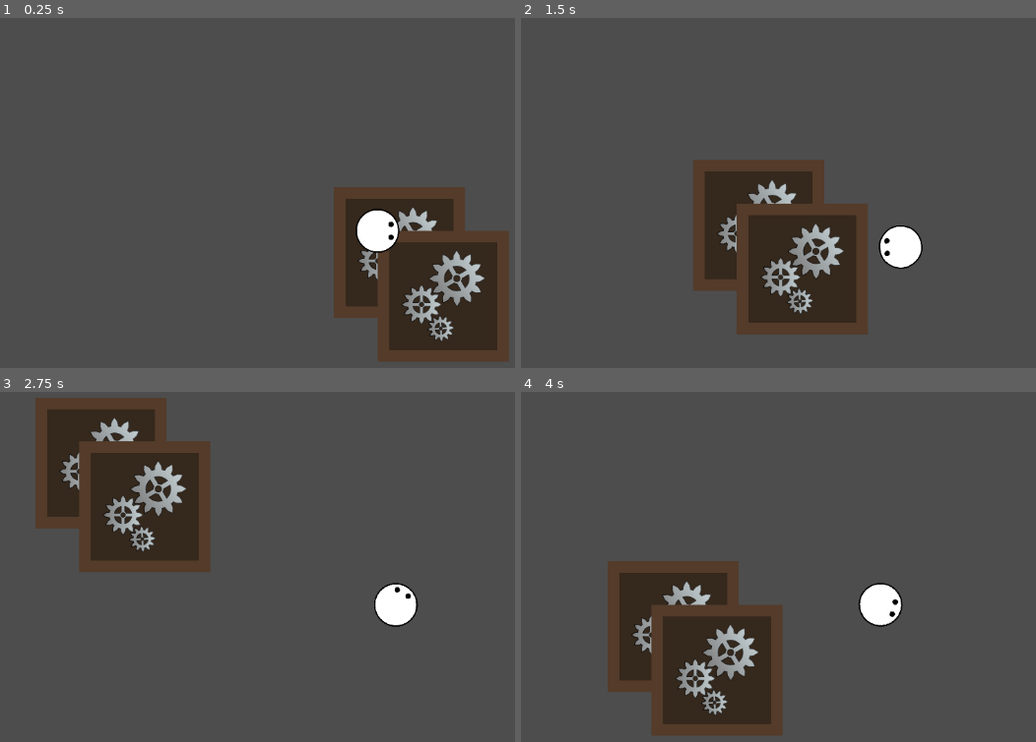
Above: before the commit, frames 1-4 (two rows, left to right).
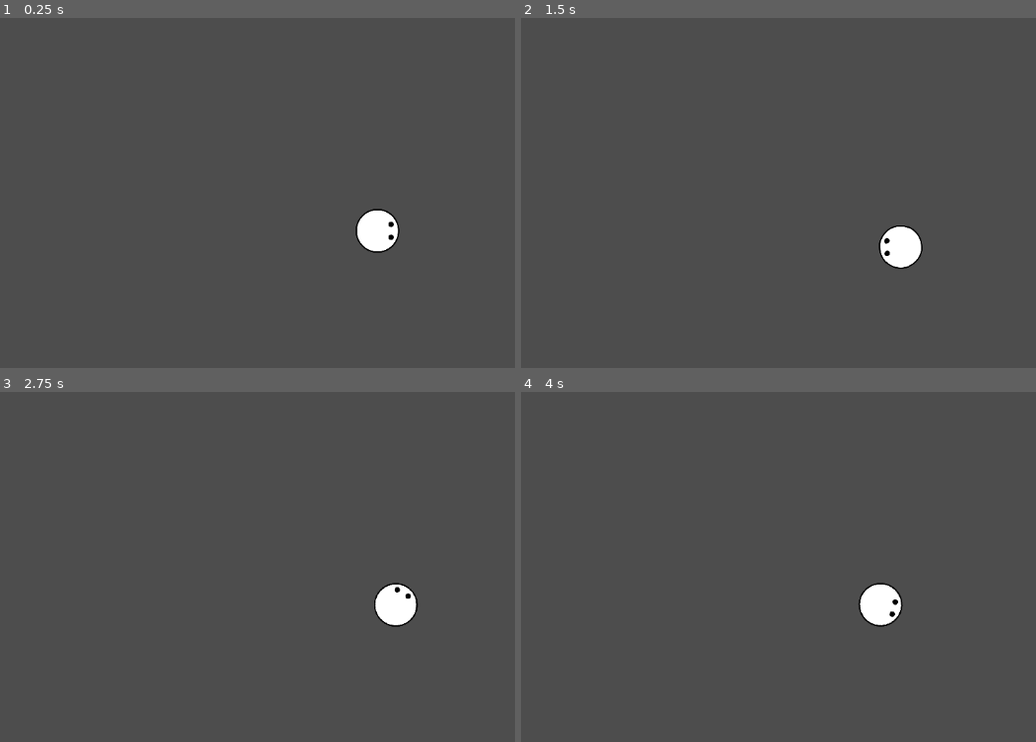
Above: after the commit, the same moments.

Repository: TrueSunGaming/industrial-revolution-proto-3
Game: Godot game, scene res://scenes/main/Main.tscn
Two runs of this game, one before a commit and one after it. Both use one fixed random seed, a clock stepped at 60 frames per second and the inputs below.
Inputs (mouse positions are in pixels of both pictures, inside the frame that each line leads up to):
- Up to frame 1 (0.25 s): no input
- Up to frame 2 (1.5 s): tap Enter at 0.5 s; move the mouse to (outside the picture) at 0.52 s; hold D (move_right) 0.53-1.28 s; move the mouse to (742, 252) at 1.27 s; hold S (move_down) from 1.28 s (still down)
- Up to frame 3 (2.75 s): move the mouse to (458, 507) at 2.02 s; release S (move_down) at 2.03 s; hold D (move_right) from 2.03 s (still down)
- Up to frame 4 (4 s): move the mouse to (860, 693) at 2.77 s; release D (move_right) at 2.78 s; hold W (move_up) 2.78-3.53 s; move the mouse to (outside the picture) at 3.52 s; hold A (move_left) from 3.53 s (still down)

The runs differ from the first frame. In frame 1, 14% of the frame differs, in the area x 64-99%, y 48-99%; in frame 2, 14%; in frame 3, 14%, in the area x 6-41%, y 1-52%; in frame 4, 14%.

Commit message:
feat: implement environment saving

Diff:
--- a/scenes/environment/EnvironmentManager.gd
+++ b/scenes/environment/EnvironmentManager.gd
@@ -1,4 +1,6 @@
 class_name EnvironmentManager extends Node2D
+
+@export var fallback_env: StringName
 
 var active_env: Node2D
 var active_env_id: StringName
@@ -11,14 +13,27 @@
 	refs.env = self
 
 func reload_env() -> void:
+	save()
+
 	if active_env: active_env.queue_free()
 
 	var data := EnvironmentData.get_loaded(env_id)
 	if not data:
-		OS.alert("Failed to load environment " + env_id)
+		if env_id != fallback_env:
+			OS.alert("Failed to load environment " + env_id + ".\nReverting to fallback environment " + fallback_env)
+			env_id = fallback_env
+			return
+
+		OS.alert("Failed to load fallback environment " + fallback_env)
 		return global.save_and_quit()
 
 	refs.player.global_position = data.spawn_position
 	active_env = data.scene.instantiate()
 	active_env_id = env_id
 	add_child(active_env)
+
+func save() -> void:
+	if not refs.save: return
+
+	refs.save.last_environment = active_env_id
+	if active_env and "save" in active_env and typeof(active_env.save) == TYPE_CALLABLE: active_env.save()
--- /dev/null
+++ b/scenes/environment/factory/Factory.gd
@@ -0,0 +1,7 @@
+class_name Factory extends Node2D
+
+func _ready() -> void:
+	$LargeTileMap.load_save(refs.save.factory_data)
+
+func save() -> void:
+	refs.save.factory_data = $LargeTileMap.save_data
--- a/scenes/environment/factory/Factory.tscn
+++ b/scenes/environment/factory/Factory.tscn
@@ -1,9 +1,11 @@
-[gd_scene load_steps=3 format=3 uid="uid://c41j4nkg5qit8"]
+[gd_scene load_steps=4 format=3 uid="uid://c41j4nkg5qit8"]
 
+[ext_resource type="Script" uid="uid://b0p4p5246fir8" path="res://scenes/environment/factory/Factory.gd" id="1_66b7p"]
 [ext_resource type="TileSet" uid="uid://vmcuko3hbw3y" path="res://scenes/environment/factory/tiles/tileset.tres" id="1_y8wbq"]
 [ext_resource type="Script" uid="uid://caa37c2ydxkob" path="res://scripts/tiles/LargeTileMap.gd" id="2_66b7p"]
 
 [node name="Factory" type="Node2D"]
+script = ExtResource("1_66b7p")
 
 [node name="LargeTileMap" type="TileMapLayer" parent="."]
 tile_set = ExtResource("1_y8wbq")
--- a/scenes/main/Main.tscn
+++ b/scenes/main/Main.tscn
@@ -8,6 +8,7 @@
 script = ExtResource("1_0l3op")
 
 [node name="Environment" parent="." instance=ExtResource("2_iunhe")]
+fallback_env = &"factory"
 
 [node name="Player" parent="." instance=ExtResource("2_4ohs7")]
 base_movement_speed = 320.0
--- a/scripts/global.gd
+++ b/scripts/global.gd
@@ -4,10 +4,12 @@
 	get_tree().set_auto_accept_quit(false)
 
 func save_and_quit() -> void:
-	if refs.save: refs.save.save()
+	if refs.save:
+		if refs.env: refs.env.save()
+
+		refs.save.save()
 
 	get_tree().quit()
 
 func _notification(what: int) -> void:
-	if what == NOTIFICATION_WM_CLOSE_REQUEST:
-		save_and_quit()
+	if what == NOTIFICATION_WM_CLOSE_REQUEST: save_and_quit()
--- a/scripts/save/SaveData.gd
+++ b/scripts/save/SaveData.gd
@@ -3,6 +3,10 @@
 @export var path: String
 
 @export var last_environment := "factory"
+@export var factory_data: Dictionary[Vector2i, TileSaveData] = {}
+
+func _init() -> void:
+	print((get_script() as Script).get_script_property_list())
 
 func make_active() -> void:
 	refs.save = self
@@ -15,4 +19,8 @@
 	return obj
 
 func save() -> void:
-	ResourceSaver.save(self, path)
+	var err := ResourceSaver.save(self, path)
+	if err != OK:
+		OS.alert("Failed to save game: " + str(err))
+	else:
+		print("Game saved")
--- a/scripts/save/TileSaveData.gd
+++ b/scripts/save/TileSaveData.gd
@@ -1,4 +1,4 @@
-class_name TileSaveData extends Object
+class_name TileSaveData extends Resource
 
 @export var source_id := -1
 @export var atlas_coords := Vector2i(-1, -1)
--- a/scripts/tiles/LargeTileMap.gd
+++ b/scripts/tiles/LargeTileMap.gd
@@ -2,11 +2,16 @@
 
 var _tileset_size_cache: Dictionary[int, Vector2i]
 
-func _ready() -> void:
-	set_large_tile(Vector2i.ZERO, 0, true)
-	set_large_tile(Vector2i.ZERO, 0, false)
+var save_data: Dictionary[Vector2i, TileSaveData]:
+	get:
+		var res: Dictionary[Vector2i, TileSaveData]
 
-	print(get_tile_origin(Vector2i(1, 1)))
+		for i in get_used_cells():
+			res[i] = TileSaveData.new()
+			res[i].source_id = get_cell_source_id(i)
+			res[i].atlas_coords = get_cell_atlas_coords(i)
+
+		return res
 
 func get_tile_size(id: int) -> Vector2i:
 	if id in _tileset_size_cache: return _tileset_size_cache[id]
@@ -63,15 +68,5 @@
 
 	return false
 
-func serialize() -> Dictionary[Vector2i, TileSaveData]:
-	var res: Dictionary[Vector2i, TileSaveData]
-
-	for i in get_used_cells():
-		res[i] = TileSaveData.new()
-		res[i].source_id = get_cell_source_id(i)
-		res[i].atlas_coords = get_cell_atlas_coords(i)
-
-	return res
-
-func deserialize(data: Dictionary[Vector2i, TileSaveData]) -> void:
+func load_save(data: Dictionary[Vector2i, TileSaveData]) -> void:
 	for i in data.keys(): set_cell(i, data[i].source_id, data[i].atlas_coords)
Not shown, added: scenes/environment/factory/Factory.gd.uid
